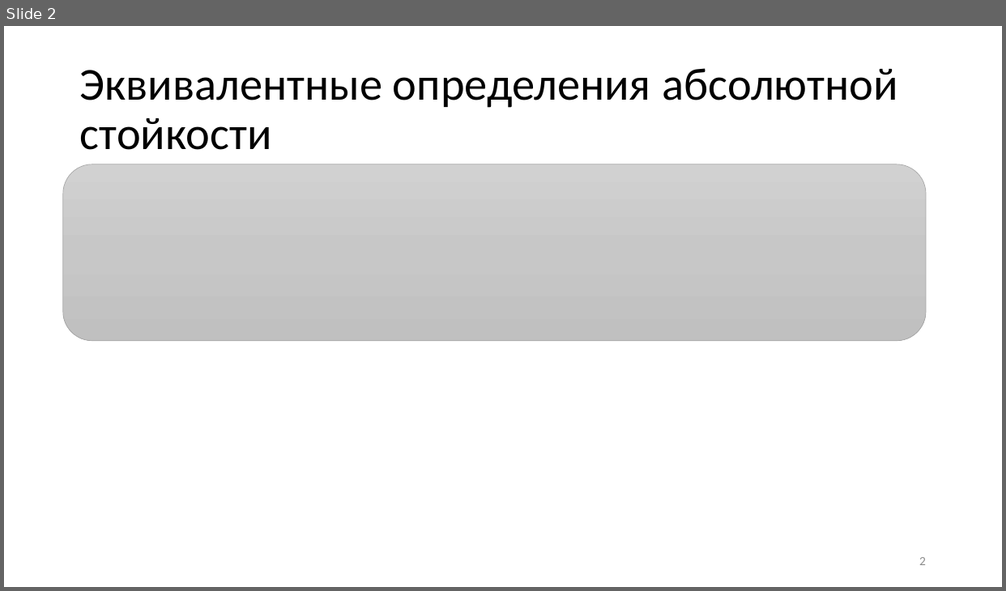
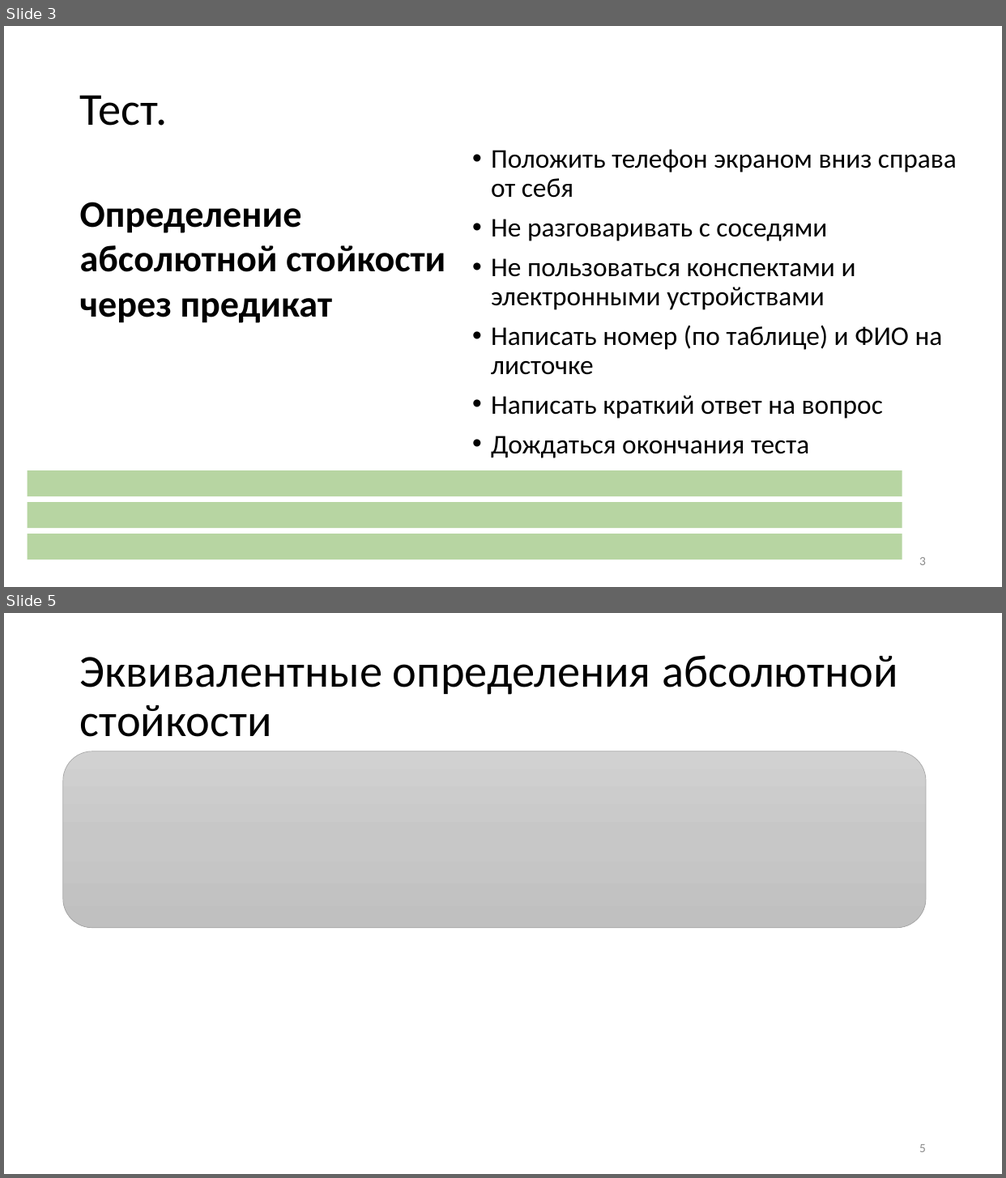
Before and after one commit to CryptoCourse/CryptoLectures, a slide deck: Lectures/Lecture1-b.pptx. Shown one above the other, each under a label of ours: slide 2 before the commit, slides 3 and 5 after it; the slides between them are not shown. The pictures are 1006x591 and 1006x1178 pixels, drawn with LibreOffice and Linux fonts; fonts in the diff are those of the drawing; grey boxes stand for pictures. Boxes give left, top, right and bottom in pixels: in the first picture for what was removed or moved away, otherwise in the second. Text is boxed around its words. In the diff, an @@ line names an element or a change of style, - is before the commit and + after.

```diff
--- a/Lectures/Lecture1-b.pptx
+++ b/Lectures/Lecture1-b.pptx
@@ slide 3 added at box(4, 26, 1002, 587), background #FFFFFF @@
@@ title added at box(80, 95, 168, 126), 44 pt, text #000000 @@
+Тест.
@@ text added at box(491, 149, 957, 459), 26 pt, text #000000 @@
+• Положить телефон экраном вниз справа от себя
+• Не разговаривать с соседями
+• Не пользоваться конспектами и электронными устройствами
+• Написать номер (по таблице) и ФИО на листочке
+• Написать краткий ответ на вопрос
+• Дождаться окончания теста
@@ text added at box(80, 202, 445, 323), 36 pt, text #000000, bold @@
+Определение абсолютной стойкости через предикат
@@ rectangle added at box(27, 471, 902, 497), fill #70AD47 at 50% opacity @@
@@ rectangle added at box(27, 502, 902, 528), fill #70AD47 at 50% opacity @@
@@ rectangle added at box(27, 535, 902, 561), fill #70AD47 at 50% opacity @@
@@ page number added at box(919, 557, 926, 565), 12 pt, text #8C8C8C @@
+3
@@ what was slide 2 is now slide 5 @@
@@ page number at box(919, 1144, 926, 1152): text changed @@
-2
+5
```
Also in this commit, not shown: 4 slides changed, 2 other slides added, 1 other file.
